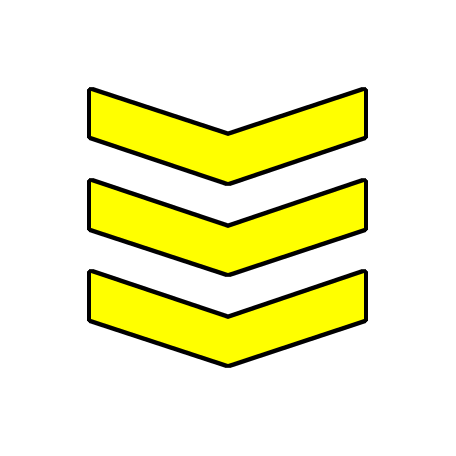
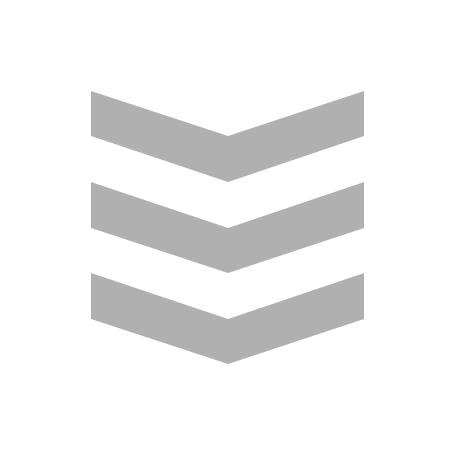
Before/after of a w=456, h=456 layered artwork. What changed in the layer stack:
added layer "Arrows White" above "Arrows Green" over [91, 91, 364, 364]
hid "Arrows" over [91, 91, 364, 364]
hid "Arrows Back" over [87, 87, 368, 368]
